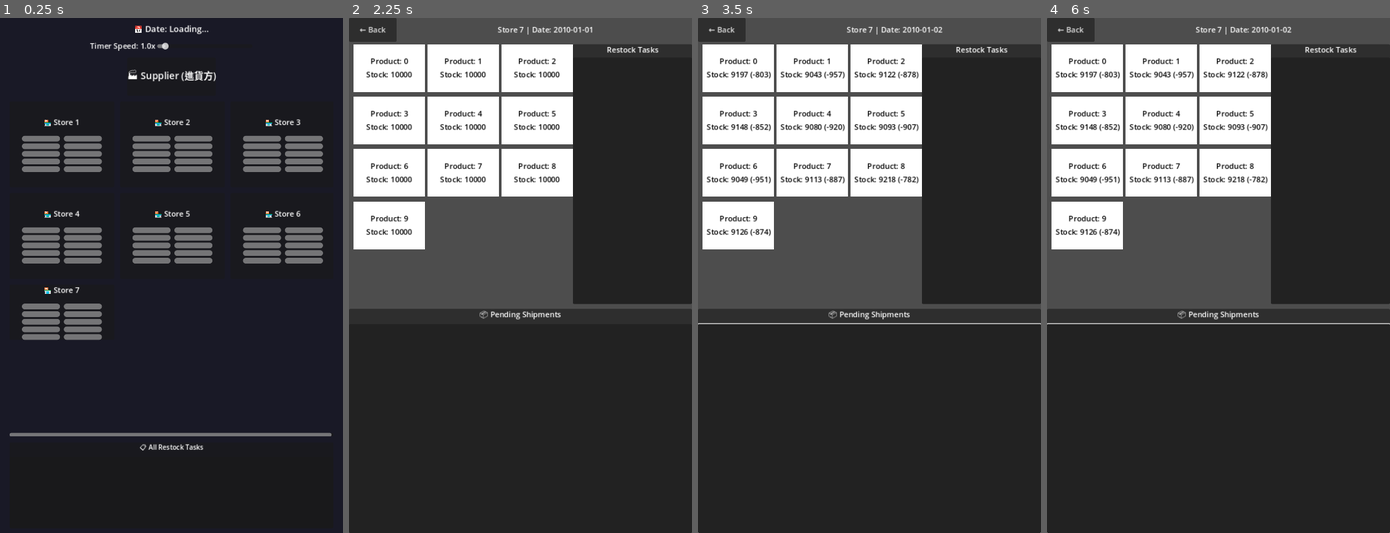
Above: before the commit, frames 1-4 (left to right).
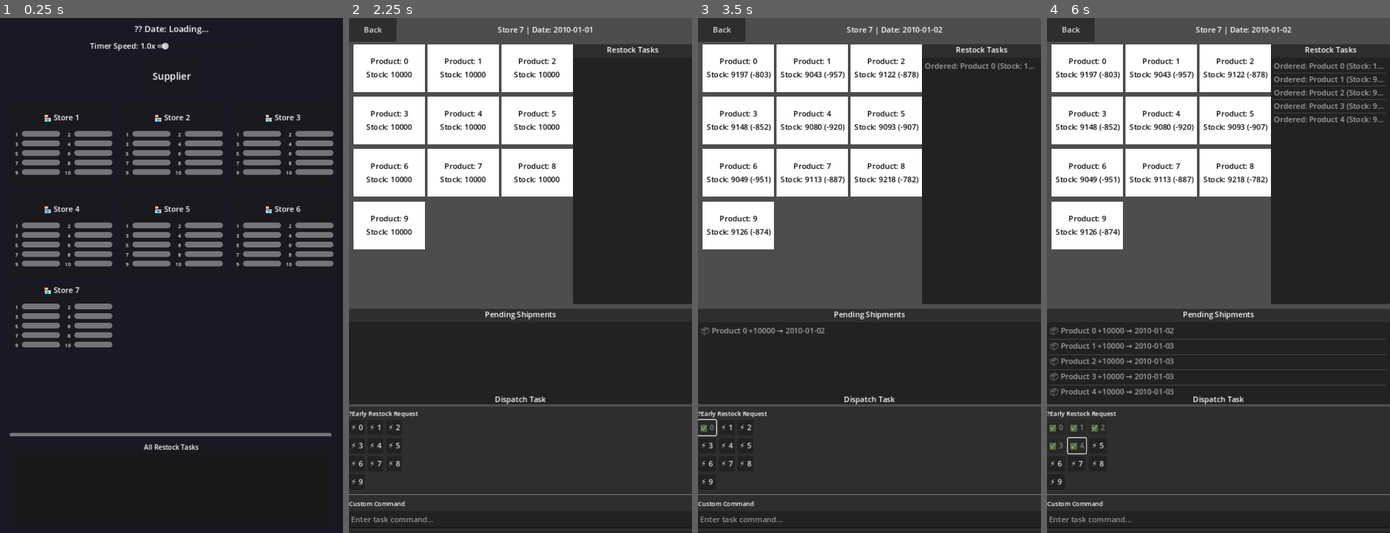
Above: after the commit, the same moments.

Repository: yoloyee1/task-management-app
Game: Godot game, scene res://simulation/main_simulation.tscn
Two runs of this game, one before a commit and one after it. Both use one fixed random seed, a clock stepped at 60 frames per second and the inputs below.
Inputs (mouse positions are in pixels of both pictures, inside the frame that each line leads up to):
- Up to frame 1 (0.25 s): no input
- Up to frame 2 (2.25 s): tap Enter at 0.5 s; move the mouse to (595, 249) at 0.52 s; click (595, 249) at 0.67 s; click "← Back" (after the commit: "Back") at 1.25 s; tap Space at 2 s; move the mouse to (451, 301) at 2.02 s; click (451, 301) at 2.17 s
- Up to frame 3 (3.5 s): click (704, 424) at 2.75 s, where only the run after the commit has a clickable "⚡ 0"
- Up to frame 4 (6 s): click (1074, 424) at 3.5 s, where only the run after the commit has a clickable "⚡ 1"; click (1098, 424) at 4.25 s, where only the run after the commit has a clickable "⚡ 2"; click (1057, 445) at 5 s, where only the run after the commit has a clickable "⚡ 3"; click (1077, 445) at 5.75 s, where only the run after the commit has a clickable "⚡ 4"

The runs differ from the first frame. In frame 1, 11% of the frame differs, in the area x 4-98%, y 1-84%; in frame 2, 1.5%; in frame 3, 2.2%; in frame 4, 4.5%.

Commit message:
Add manual restock UI and custom task support
Introduce a ManualTask UI to dispatch early restocks and submit custom textual tasks from the store detail view. main_simulation.gd: wire up new UI controls, build restock buttons per product, add numeric labels for product progress bars, and handle command submission; small UI/formatting tweaks and anchoring fixes. simulation_manager.gd: preserve manual (non-product) tasks in _clean_tasks and add public APIs request_early_restock(store_id, prod_id) and add_custom_task(store_id, text). Remove reliance on GlobalData.selected_store_id by eliminating its assignment in store_select.gd and simulation_controller.gd. Also update the scene (.tscn) to add the ManualTaskUI nodes and adjust layout/texts/columns for improved presentation.

Diff:
--- a/simulation/main_simulation.gd
+++ b/simulation/main_simulation.gd
@@ -24,7 +24,12 @@
 @onready var task_item_list: ItemList = $StoreDetailView/TaskUI/VBoxContainer/TaskList
 @onready var shipment_item_list: ItemList = $StoreDetailView/ShipmentUI/VBoxContainer/ShipmentList
 
-var current_view_store: String = ""  # 當前正在查看的商店 ID（空 = 商店列表）
+# 手動任務派發UI
+@onready var restock_grid: GridContainer = $StoreDetailView/ManualTaskUI/VBox/RestockSection/RestockGrid
+@onready var command_input: LineEdit = $StoreDetailView/ManualTaskUI/VBox/CommandSection/CommandInput
+@onready var command_submit: Button = $StoreDetailView/ManualTaskUI/VBox/CommandSection/CommandSubmit
+
+var current_view_store: String = "" # 當前正在查看的商店 ID（空 = 商店列表）
 
 # store_id -> StoreCard node 的對照表
 var store_card_map: Dictionary = {}
@@ -34,6 +39,8 @@
 	sim_manager.tick_completed.connect(_on_tick_completed)
 	sim_manager.delivery_queued.connect(_on_delivery_queued)
 	time_scale_slider.value_changed.connect(_on_time_scale_changed)
+	command_submit.pressed.connect(_on_command_submit_pressed)
+	command_input.text_submitted.connect(func(_t): _on_command_submit_pressed())
 
 	_setup_store_cards()
 
@@ -60,6 +67,20 @@
 			card.gui_input.connect(_on_card_gui_input.bind(store_id))
 			card.mouse_default_cursor_shape = Control.CURSOR_POINTING_HAND
 			card.show()
+
+			# 在 ProductGrid 的每個進度條前面插入阿拉伯數字標籤
+			var grid = card.get_node_or_null("VBox/ProductGrid")
+			if grid:
+				var progs = grid.get_children()  # 取得目前的 Prog_0 ~ Prog_9
+				for p in range(progs.size()):
+					var lbl = Label.new()
+					lbl.text = str(p + 1)
+					lbl.add_theme_font_size_override("font_size", 10)
+					lbl.horizontal_alignment = HORIZONTAL_ALIGNMENT_RIGHT
+					lbl.custom_minimum_size = Vector2(14, 0)
+					grid.add_child(lbl)
+					# 把標籤移到對應進度條前面: 目標索引 = p * 2
+					grid.move_child(lbl, p * 2)
 		else:
 			card.hide()
 
@@ -71,6 +92,7 @@
 	current_view_store = store_id
 	store_select_view.hide()
 	store_detail_view.show()
+	_build_restock_buttons(store_id)
 	_refresh_detail_view()
 
 func _on_back_pressed() -> void:
@@ -80,7 +102,7 @@
 
 func _on_time_scale_changed(value: float) -> void:
 	time_scale_label.text = "Timer Speed: %.1fx" % value
-	var base_time = 3.0  # 對應 1.0x 的基準時間
+	var base_time = 3.0 # 對應 1.0x 的基準時間
 	var new_wait_time = base_time / value
 	sim_manager.timer.wait_time = new_wait_time
 	# 如果當前剩餘時間大於新的目標時間，直接重啟計時器讓它立刻加速
@@ -133,9 +155,18 @@
 		var product_ids = sim_manager.get_store_products_sorted(store_id)
 		var grid = card.get_node_or_null("VBox/ProductGrid")
 		if grid:
-			var progs = grid.get_children()
+			# 只取 ProgressBar 節點（跳過數字標籤）
+			var progs: Array = []
+			for child in grid.get_children():
+				if child is ProgressBar:
+					progs.append(child)
+
 			for i in range(progs.size()):
 				var prog = progs[i] as ProgressBar
+				# 數字標籤在前一個 sibling
+				var lbl_idx = prog.get_index() - 1
+				var lbl = grid.get_child(lbl_idx) if lbl_idx >= 0 else null
+
 				if i < product_ids.size():
 					var prod_id = product_ids[i]
 					var prod_data = state["products"][prod_id]
@@ -163,8 +194,12 @@
 						mod_tween.tween_property(prog, "modulate", target_mod, tick_duration * 0.25)
 
 					prog.show()
+					if lbl:
+						lbl.show()
 				else:
 					prog.hide()
+					if lbl:
+						lbl.hide()
 
 func _get_store_worst_state(store_id: String) -> String:
 	var state = sim_manager.get_store_state(store_id)
@@ -175,7 +210,7 @@
 	for prod_id in state["products"]:
 		var prod_state = state["products"][prod_id]["state"]
 		if prod_state == "EMPTY":
-			return "EMPTY"  # 最差，直接回傳
+			return "EMPTY" # 最差，直接回傳
 		elif prod_state == "WARNING":
 			worst = "WARNING"
 	return worst
@@ -214,7 +249,7 @@
 	var icon = Label.new()
 	icon.text = "📦"
 	icon.add_theme_font_size_override("font_size", 28)
-	icon.position = start_pos - Vector2(14, 14)  # 偏移讓圖示居中
+	icon.position = start_pos - Vector2(14, 14) # 偏移讓圖示居中
 	animation_layer.add_child(icon)
 
 	var tick_time = sim_manager.timer.wait_time
@@ -267,3 +302,40 @@
 		var arrival_date = sim_manager.all_dates[mini(delivery["arrival_index"], sim_manager.all_dates.size() - 1)]
 		var text = "📦 Product " + delivery["product_id"] + " +" + str(delivery["amount"]) + " → " + arrival_date
 		shipment_item_list.add_item(text)
+
+# ===== 手動任務派發 =====
+
+func _build_restock_buttons(store_id: String) -> void:
+	# 清空舊按鈕
+	for child in restock_grid.get_children():
+		child.queue_free()
+
+	var product_ids = sim_manager.get_store_products_sorted(store_id)
+	for prod_id in product_ids:
+		var btn = Button.new()
+		btn.text = "⚡ " + prod_id
+		btn.tooltip_text = "Request early restock for Product " + prod_id
+		btn.pressed.connect(_on_restock_pressed.bind(store_id, prod_id, btn))
+		restock_grid.add_child(btn)
+
+func _on_restock_pressed(store_id: String, prod_id: String, btn: Button) -> void:
+	var success = sim_manager.request_early_restock(store_id, prod_id)
+	if success:
+		btn.text = "✅ " + prod_id
+		btn.disabled = true
+		# 刷新任務與進貨清單
+		_refresh_detail_view()
+	else:
+		# 已有待進貨訂單 — 閃爍提示
+		btn.text = "⚠️ " + prod_id
+		await get_tree().create_timer(1.0).timeout
+		btn.text = "⚡ " + prod_id
+
+func _on_command_submit_pressed() -> void:
+	var text = command_input.text.strip_edges()
+	if text.is_empty() or current_view_store.is_empty():
+		return
+	sim_manager.add_custom_task(current_view_store, text)
+	command_input.clear()
+	# 即時刷新任務列表
+	_refresh_detail_view()
--- a/simulation/main_simulation.tscn
+++ b/simulation/main_simulation.tscn
@@ -51,7 +51,7 @@
 [node name="DateLabel" type="Label" parent="StoreSelectView/ContentVBox"]
 layout_mode = 2
 theme_override_font_sizes/font_size = 18
-text = "📅 Date: Loading..."
+text = "?? Date: Loading..."
 horizontal_alignment = 1
 
 [node name="TimeScaleBox" type="HBoxContainer" parent="StoreSelectView/ContentVBox"]
@@ -72,14 +72,14 @@
 value = 1.0
 
 [node name="SupplierBox" type="PanelContainer" parent="StoreSelectView/ContentVBox"]
-custom_minimum_size = Vector2(0, 80)
+custom_minimum_size = Vector2(120, 80)
 layout_mode = 2
 size_flags_horizontal = 4
 
 [node name="SupplierLabel" type="Label" parent="StoreSelectView/ContentVBox/SupplierBox"]
 layout_mode = 2
 theme_override_font_sizes/font_size = 20
-text = "🏭 Supplier (進貨方)"
+text = "Supplier"
 horizontal_alignment = 1
 vertical_alignment = 1
 
@@ -120,7 +120,7 @@
 size_flags_horizontal = 4
 theme_override_constants/h_separation = 8
 theme_override_constants/v_separation = 4
-columns = 2
+columns = 4
 
 [node name="Prog_0" type="ProgressBar" parent="StoreSelectView/ContentVBox/StoreGridScroll/StoreGrid/StoreCard_0/VBox/ProductGrid"]
 custom_minimum_size = Vector2(80, 12)
@@ -217,7 +217,7 @@
 size_flags_horizontal = 4
 theme_override_constants/h_separation = 8
 theme_override_constants/v_separation = 4
-columns = 2
+columns = 4
 
 [node name="Prog_0" type="ProgressBar" parent="StoreSelectView/ContentVBox/StoreGridScroll/StoreGrid/StoreCard_1/VBox/ProductGrid"]
 custom_minimum_size = Vector2(80, 12)
@@ -314,7 +314,7 @@
 size_flags_horizontal = 4
 theme_override_constants/h_separation = 8
 theme_override_constants/v_separation = 4
-columns = 2
+columns = 4
 
 [node name="Prog_0" type="ProgressBar" parent="StoreSelectView/ContentVBox/StoreGridScroll/StoreGrid/StoreCard_2/VBox/ProductGrid"]
 custom_minimum_size = Vector2(80, 12)
@@ -411,7 +411,7 @@
 size_flags_horizontal = 4
 theme_override_constants/h_separation = 8
 theme_override_constants/v_separation = 4
-columns = 2
+columns = 4
 
 [node name="Prog_0" type="ProgressBar" parent="StoreSelectView/ContentVBox/StoreGridScroll/StoreGrid/StoreCard_3/VBox/ProductGrid"]
 custom_minimum_size = Vector2(80, 12)
@@ -508,7 +508,7 @@
 size_flags_horizontal = 4
 theme_override_constants/h_separation = 8
 theme_override_constants/v_separation = 4
-columns = 2
+columns = 4
 
 [node name="Prog_0" type="ProgressBar" parent="StoreSelectView/ContentVBox/StoreGridScroll/StoreGrid/StoreCard_4/VBox/ProductGrid"]
 custom_minimum_size = Vector2(80, 12)
@@ -605,7 +605,7 @@
 size_flags_horizontal = 4
 theme_override_constants/h_separation = 8
 theme_override_constants/v_separation = 4
-columns = 2
+columns = 4
 
 [node name="Prog_0" type="ProgressBar" parent="StoreSelectView/ContentVBox/StoreGridScroll/StoreGrid/StoreCard_5/VBox/ProductGrid"]
 custom_minimum_size = Vector2(80, 12)
@@ -702,7 +702,7 @@
 size_flags_horizontal = 4
 theme_override_constants/h_separation = 8
 theme_override_constants/v_separation = 4
-columns = 2
+columns = 4
 
 [node name="Prog_0" type="ProgressBar" parent="StoreSelectView/ContentVBox/StoreGridScroll/StoreGrid/StoreCard_6/VBox/ProductGrid"]
 custom_minimum_size = Vector2(80, 12)
@@ -784,7 +784,7 @@
 [node name="GlobalTaskTitle" type="Label" parent="StoreSelectView/ContentVBox/GlobalTaskUI/VBoxContainer"]
 layout_mode = 2
 theme_override_font_sizes/font_size = 14
-text = "📋 All Restock Tasks"
+text = "All Restock Tasks"
 horizontal_alignment = 1
 
 [node name="GlobalTaskList" type="ItemList" parent="StoreSelectView/ContentVBox/GlobalTaskUI/VBoxContainer"]
@@ -819,7 +819,7 @@
 [node name="BackButton" type="Button" parent="StoreDetailView/TopBar"]
 custom_minimum_size = Vector2(100, 0)
 layout_mode = 2
-text = "← Back"
+text = "Back"
 
 [node name="DayLabel" type="Label" parent="StoreDetailView/TopBar"]
 layout_mode = 2
@@ -936,10 +936,10 @@
 
 [node name="ShipmentUI" type="Control" parent="StoreDetailView"]
 layout_mode = 1
-anchors_preset = 9
-anchor_bottom = 1.0
+anchors_preset = 0
 offset_top = 610.0
 offset_right = 720.0
+offset_bottom = 810.0
 grow_vertical = 2
 
 [node name="Panel" type="Panel" parent="StoreDetailView/ShipmentUI"]
@@ -960,9 +960,75 @@
 
 [node name="ShipmentTitle" type="Label" parent="StoreDetailView/ShipmentUI/VBoxContainer"]
 layout_mode = 2
-text = "📦 Pending Shipments"
+text = "Pending Shipments"
 horizontal_alignment = 1
 
 [node name="ShipmentList" type="ItemList" parent="StoreDetailView/ShipmentUI/VBoxContainer"]
 layout_mode = 2
 size_flags_vertical = 3
+
+[node name="ManualTaskUI" type="Control" parent="StoreDetailView"]
+layout_mode = 1
+anchors_preset = 0
+offset_top = 815.0
+offset_right = 720.0
+offset_bottom = 1080.0
+grow_vertical = 2
+
+[node name="Panel" type="Panel" parent="StoreDetailView/ManualTaskUI"]
+layout_mode = 1
+anchors_preset = 15
+anchor_right = 1.0
+anchor_bottom = 1.0
+grow_horizontal = 2
+grow_vertical = 2
+
+[node name="VBox" type="VBoxContainer" parent="StoreDetailView/ManualTaskUI"]
+layout_mode = 1
+anchors_preset = 15
+anchor_right = 1.0
+anchor_bottom = 1.0
+grow_horizontal = 2
+grow_vertical = 2
+theme_override_constants/separation = 8
+
+[node name="ManualTitle" type="Label" parent="StoreDetailView/ManualTaskUI/VBox"]
+layout_mode = 2
+theme_override_font_sizes/font_size = 16
+text = "Dispatch Task"
+horizontal_alignment = 1
+
+[node name="RestockSection" type="VBoxContainer" parent="StoreDetailView/ManualTaskUI/VBox"]
+layout_mode = 2
+
+[node name="RestockTitle" type="Label" parent="StoreDetailView/ManualTaskUI/VBox/RestockSection"]
+layout_mode = 2
+theme_override_font_sizes/font_size = 13
+text = "?Early Restock Request"
+
+[node name="RestockGrid" type="GridContainer" parent="StoreDetailView/ManualTaskUI/VBox/RestockSection"]
+layout_mode = 2
+theme_override_constants/h_separation = 6
+theme_override_constants/v_separation = 6
+columns = 3
+
+[node name="Separator" type="HSeparator" parent="StoreDetailView/ManualTaskUI/VBox"]
+layout_mode = 2
+
+[node name="CommandSection" type="VBoxContainer" parent="StoreDetailView/ManualTaskUI/VBox"]
+layout_mode = 2
+theme_override_constants/separation = 6
+
+[node name="CommandTitle" type="Label" parent="StoreDetailView/ManualTaskUI/VBox/CommandSection"]
+layout_mode = 2
+theme_override_font_sizes/font_size = 13
+text = "Custom Command"
+
+[node name="CommandInput" type="LineEdit" parent="StoreDetailView/ManualTaskUI/VBox/CommandSection"]
+custom_minimum_size = Vector2(0, 36)
+layout_mode = 2
+placeholder_text = "Enter task command..."
+
+[node name="CommandSubmit" type="Button" parent="StoreDetailView/ManualTaskUI/VBox/CommandSection"]
+layout_mode = 2
+text = "Submit Command"
--- a/simulation/simulation_controller.gd
+++ b/simulation/simulation_controller.gd
@@ -23,7 +23,6 @@
 var pending_deliveries: Array = []
 
 func _ready() -> void:
-	target_store_id = GlobalData.selected_store_id
 	timer.timeout.connect(_on_timer_timeout)
 	back_button.pressed.connect(_on_back_pressed)
 	_load_csv_data()
--- a/simulation/simulation_manager.gd
+++ b/simulation/simulation_manager.gd
@@ -208,6 +208,10 @@
 func _clean_tasks(state: Dictionary) -> void:
 	var new_tasks: Array = []
 	for task in state["tasks"]:
+		# 手動任務（product_id 為空）永遠保留，不跟進貨訂單綁定
+		if task["product_id"] == "":
+			new_tasks.append(task)
+			continue
 		var still_pending = false
 		for delivery in state["deliveries"]:
 			if delivery["product_id"] == task["product_id"]:
@@ -216,3 +220,28 @@
 		if still_pending:
 			new_tasks.append(task)
 	state["tasks"] = new_tasks
+
+# ===== 公開 API：手動派發任務 =====
+
+## 手動提早請求進貨。即使庫存還在 NORMAL 狀態也可以派發。
+## 若該商品已有待進貨訂單則回傳 false（避免重複）。
+func request_early_restock(store_id: String, prod_id: String) -> bool:
+	if not store_states.has(store_id):
+		return false
+	var state = store_states[store_id]
+	if not state["products"].has(prod_id):
+		return false
+	if _has_pending_delivery(state, prod_id):
+		return false  # 已有待進貨，不重複派發
+	_queue_delivery(store_id, prod_id, state)
+	return true
+
+## 手動輸入一條自訂文字任務，會出現在該商店的任務列表中。
+## product_id 設為空字串表示非商品相關（不會被 _clean_tasks 移除）。
+func add_custom_task(store_id: String, text: String) -> void:
+	if not store_states.has(store_id) or text.strip_edges().is_empty():
+		return
+	store_states[store_id]["tasks"].append({
+		"product_id": "",  # 空字串 = 手動任務，不與進貨訂單綁定
+		"text": "📋 " + text.strip_edges()
+	})
--- a/simulation/store_select.gd
+++ b/simulation/store_select.gd
@@ -35,6 +35,4 @@
 	return stores
 
 func _on_store_pressed(store_id: String) -> void:
-	# 把選中的 store_id 存到全域，讓 simulation_scene 讀取
-	GlobalData.selected_store_id = store_id
 	get_tree().change_scene_to_file("res://simulation/simulation_scene.tscn")
